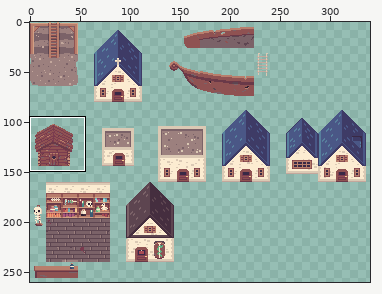
Edited in one commit: sprite sheet (static/images/large-sprites.png). Above, an overview of the earlier version with the close-up marked.
Close-up. Before the edit:
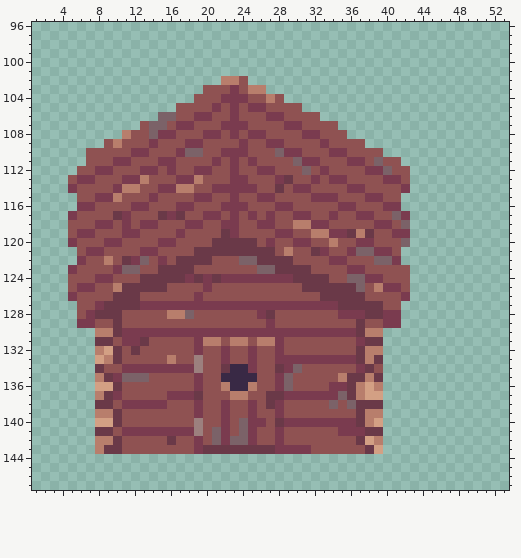
The file is 400x400 pixels. Shown: x 1..53, y 96..147. The wide view leaves out empty margins. The commit also changed other parts of the picture, which this record leaves out.
And afterwards:
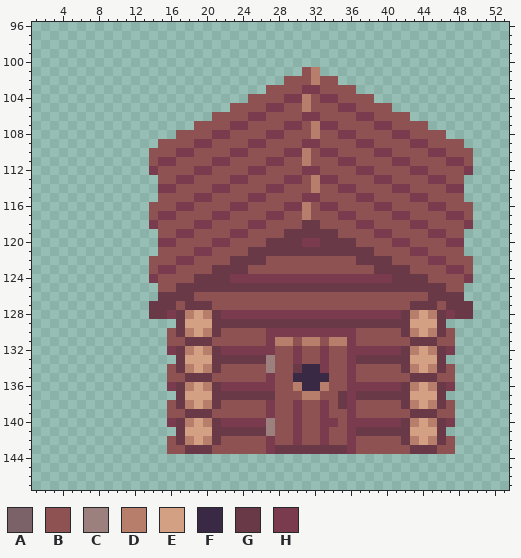
Palette (. is transparent): A #7b6268  B #8f5252  C #9c807e  D #b87e6c  E #d3a084  F #392945  G #6a3948  H #7a3b4f
Change:
@@ x 1..53 @@
 100 .....................................................
-101 .....................................................
-102 .....................DDB.............................
-103 ...................BBBHBDD...........................
-104 ..................BBBHHHBBDB.........................
-105 ................BBBBHBHBHHBBBB.......................
-106 ..............AABBHHBBHBBBHHBBBB.....................
-107 ............BAABHHBBBHHHBBBBHHBBBB...................
-108 ..........DBBAHHBBBHHBHBHHBBBBHHBBB..................
-109 ........BDBBBHBBBHHBBBBHBBHHBBBBHBBBB................
-110 ......BBBBBHHBBBHAABBHHHBBBAHHBBBHHBBBB..............
-111 ......BBBHHBBBHHBBBBHBHBHBBBBAHHBBBHHBABB............
-112 .....BBHHBBBHHBHBBHHBBHBBHHBBBABHBBBBHHABB...........
-113 ....BHHBBBHHDBBBHHDBBBHHBBBHGBBHBHHBBBBHHB...........
-114 ....HBBBBHDDBBHHDDBBHHHHHBBGBHHBBBBHHBBBBH...........
-115 .....BBHHDBBBHBBBBHHBBHBBHHBBBBHHHBBBHHBB............
-116 .....HHBBBBHHBBBHHBBBHHHBBBHHBBBBBHHBBBHH............
-117 ....HBBBBGHBBBGHGBBHHBHBHBHBBHHBBHBBHHBBAH...........
-118 ....BBBHHBHBHHBBBHHBBHHBBHHBBDDHHBBBBBHHBA...........
-119 ....BHHBBBHHBBBBHBBBBGHBBBBHHBBDDHHGDGBBHH...........
-120 ....HBBBHHBBBBHHBBBBGGGGGBHBBHHBBDBBHHBBBA...........
-121 .....BHHBBBBHHBBBBGGGGGGGGGBDBBGHBBHAAHHB............
-122 .....HBBDBGHABHBGGGGBBBAAGGGGBBBBHHBBBAAH............
-123 ....HBBBBHAABBGGGGBBBBBBBAAGGGGBBBBHHBBBBB...........
-124 ....BBBHHBBBGGGGGHGHGHHHHHHHHGGGGBBAAHHBBB...........
-125 ....BHHBBDGGGGGBBBBHBBBBBBBBBBGGGGGGABDHHB...........
-126 ....HBBBBGGGBBBBBBHBBBBBBBBBBBBBGGGGGBBBBH...........
-127 .....BBHGGGGHHHHHHHHHHHHHHHHHHHHHHGGGGGBB............
-128 .....BHGGGBBBBBDDABBBBBBBHGBBBBBBBHHHGGHH............
-129 .....HHBBGBBBBBBBBBBBBBBBBHBBBBBBBBBGBBHH............
-130 .......DDGHHHHHHHHHHHHHHHHHHHHHHHHHHGDD..............
-131 .......GGBHHGBBBBBHDDBDDBDDHBBBBBBBBHGG..............
-132 .......DEGBGBBBBBBHBBHBBHBBHBBBBBBBBGDD..............
-133 .......EDGBBBBBDBBCBBHBBHBBHHHHHHHHHGDG..............
-134 .......GBBHHHHHHHHCBBGFFHBBGHABBBBBBHGB..............
-135 .......DGHAAABBBBBHBBFFFFBBHABBBBBDGGDG..............
-136 .......EEGBBBBBBBBHBBDFFDBBHABBBBHHGDED..............
-137 .......DGHBBBBBHHHGBBBDDBBGGHHHHHHAGDEE..............
-138 .......GGBHHHHHBBBHBBHBBHBGHBBBBBABAGGG..............
-139 .......DDGBBBBBBBBHBBHBBHBBHBBBBBBBBGDD..............
-140 .......EEGBBBBBBBBCBBHBAHHBGHHHHHHHHGDE..............
-141 .......GGBHHHHHHHHCBAHBAHBBHBBBBBBHHHGG..............
-142 .......DDGBBBBBGBBHBAHAAHBBHBBBBBBBBGED..............
-143 .......DGGBBBBBBBBHGGGGGGGGHHHHBBBBBBGE..............
+101 ..............................BD.....................
+102 ............................BBBDBB...................
+103 ..........................BBBBHHBBBB.................
+104 ........................BBBBHHDBHHBBBB...............
+105 ......................BBBBHHBBDBBBHHBBBB.............
+106 ....................BBBBHHBBBBHHBBBBHHBBBB...........
+107 ..................BBBBHHBBBBHHBDHHBBBBHHBBBB.........
+108 ................BBBBHHBBBBHHBBBDBBHHBBBBHHBBBB.......
+109 ..............BBBBHHBBBBHHBBBBHHBBBBHHBBBBHHBBBB.....
+110 .............BBBHHBBBBHHBBBBHHDBHHBBBBHHBBBBHHBBB....
+111 .............BHHBBBBHHBBBBHHBBDBBBHHBBBBHHBBBBHHB....
+112 .............HBBBBHHBBBBHHBBBBHHBBBBHHBBBBHHBBBBH....
+113 ..............BBHHBBBBHHBBBBHHBDHHBBBBHHBBBBHHBB.....
+114 ..............HHBBBBHHBBBBHHBBBDBBHHBBBBHHBBBBHH.....
+115 ..............BBBBHHBBBBHHBBBBHHBBBBHHBBBBHHBBBB.....
+116 .............BBBHHBBBBHHBBBBHHDBHHBBBBHHBBBBHHBBB....
+117 .............BHHBBBBHHBBBBHHBBDBBBHHBBBBHHBBBBHHB....
+118 .............HBBBBHHBBBBHHBBBBGGBBBBHHBBBBHHBBBBH....
+119 ..............BBHHBBBBHHBBBBGGGGGGBBBBHHBBBBHHBB.....
+120 ..............HHBBBBHHBBBBGGGGHHGGGGBBBBHHBBBBHH.....
+121 ..............BBBBHHBBBBGGGGGGGGGGGGGGBBBBHHBBBB.....
+122 .............BBBHHBBBBGGGGBBBBBBBBBBGGGGBBBBHHBBB....
+123 .............BHHBBBBGGGGBBBBBBBBBBBBBBGGGGBBBBHHB....
+124 .............HBBBBGGGGHHHHHHHHHHHHHHHHHHGGGGBBBBH....
+125 ..............BBGGGGGGGGGGGGGGGGGGGGGGGGGGGGGGBB.....
+126 ..............GGGGBBBBBBBBBBBBBBBBBBBBBBBBBBGGGG.....
+127 .............GGGBGGGBBBBBBBBBBBBBBBBBBBBBBGGGBGGG....
+128 .............GGHGDEDGHHHHHHHHHHHHHHHHHHHHGDEDGHGG....
+129 ................GEEEGGGGGGGGGGGGGGGGGGGGGGEEEG.......
+130 ...............BGDEDGBBBBBHHHHHHHHHHBBBBBGDEDGB......
+131 ...............BBGGGBBBBBBHDDBDDBDDHBBBBBBGGGBB......
+132 ...............HGDEDGHHHHHHBBHBBHBBHHHHHHGDEDGH......
+133 ................GEEEGGGGGGCBBHBBHBBHGGGGGGEEEG.......
+134 ...............BGDEDGBBBBBCBBGFFHBBHBBBBBGDEDGB......
+135 ...............BBGGGBBBBBBHBBFFFFBBHBBBBBBGGGBB......
+136 ...............HGDEDGHHHHHHBBDFFDBBHHHHHHGDEDGH......
+137 ................GEEEGGGGGGGBBBDDBBGHGGGGGGEEEG.......
+138 ...............BGDEDGBBBBBHBBHBBHBGHBBBBBGDEDGB......
+139 ...............BBGGGBBBBBBHBBHBBHBBHBBBBBBGGGBB......
+140 ...............HGDEDGHHHHHCBBHBBHHBHHHHHHGDEDGH......
+141 ................GEEEGGGGGGCBBHBBHBBHGGGGGGEEEG.......
+142 ...............BGDEDGBBBBBHBBHBBHBBHBBBBBGDEDGB......
+143 ...............BBGGGBBBBBBHGGGGGGGGHBBBBBBGGGBB......
 144 .....................................................
